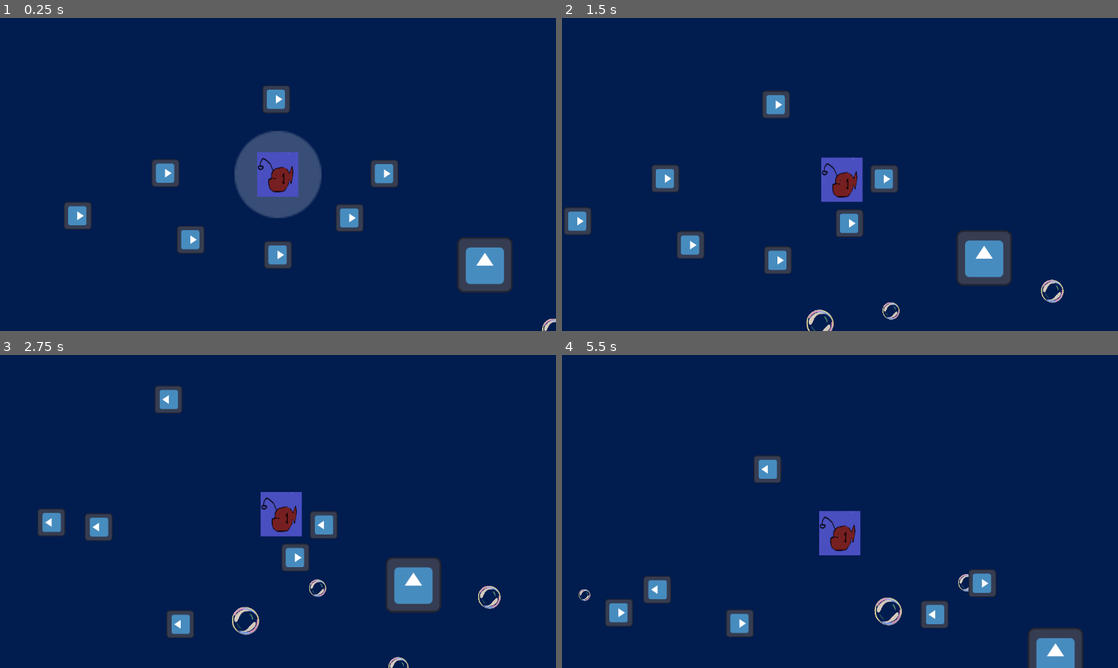
Above: before the commit, frames 1-4 (two rows, left to right).
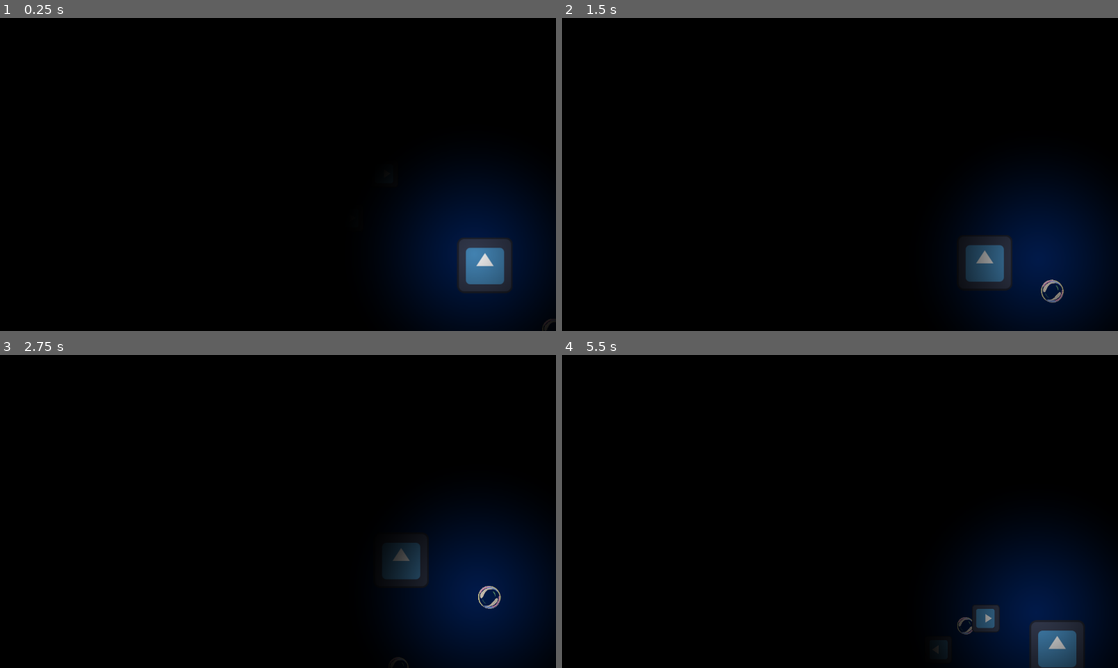
Above: after the commit, the same moments.

Repository: JeromeIsntDev/OceanX_HKthon_BioEvanescence
Game: Godot game, scene res://scenes/main.tscn
The game is run twice, just before and just after one commit, with the same random seed, the same clock (stepped at 60 frames per second) and the same inputs. The engine's default icon, where the game draws it, is replaced by a stand-in: a white triangle on a blue panel in a dark square.
Inputs:
- Up to frame 1 (0.25 s): no input
- Up to frame 2 (1.5 s): hold D (ui_right) 0.53-1.28 s; hold S (ui_down) from 1.28 s (still down)
- Up to frame 3 (2.75 s): release S (ui_down) at 2.03 s; hold D (ui_right) from 2.03 s (still down)
- Up to frame 4 (5.5 s): release D (ui_right) at 2.78 s; hold W (ui_up) 2.78-3.53 s; hold A (ui_left) 3.53-5.03 s; hold S (ui_down) from 5.03 s (still down)

The runs differ from the first frame. In frame 1, 98% of the frame differs, in the area x 0-100%, y 0-100%; in frame 2, 98%; in frame 3, 98%; in frame 4, 98%.

Commit message:
Reapply "Merge branch 'main' into huimin"
This reverts commit 8f71390c78a98cf862b280206477cc016864bdff.

Diff:
--- a/assets/shader/spotlight.gdshader
+++ b/assets/shader/spotlight.gdshader
@@ -1,9 +1,8 @@
 shader_type canvas_item;
 
 uniform sampler2D SCREEN_TEXTURE : hint_screen_texture, filter_linear_mipmap;
-uniform float aspect = 1.7777777;
-uniform vec2 mouse_pos = vec2(0.5);
-uniform float mouse_range = 0.2;
+uniform vec2 pos = vec2(0.5, 0.5);
+uniform float range = 0.1;
 
 void vertex() {
 	// Called for every vertex the material is visible on.
@@ -11,11 +10,11 @@
 
 void fragment() {
 	// Called for every pixel the material is visible on.
-	vec2 uv = UV - mouse_pos;
-	uv = vec2(uv.x, uv.y/ aspect);
+	vec2 uv = UV - pos;
+	uv = vec2(uv.x, uv.y);
 
-	float mask = mouse_range - length(uv);
-	mask = smoothstep(0, 0.12, mask);
+	float mask = range - length(uv);
+	mask = smoothstep(0, 0.12, mask );
 	COLOR.rgb = mix(vec3(0.0), texture(SCREEN_TEXTURE, SCREEN_UV).rgb, mask);
 }
 
--- a/project.godot
+++ b/project.godot
@@ -23,6 +23,7 @@
 [global_group]
 
 player=""
+spotlight=""
 
 [input]
 
--- a/scenes/World.tscn
+++ b/scenes/World.tscn
@@ -1,15 +1,31 @@
 [gd_scene format=3 uid="uid://bouwjmxp4sy77"]
+
+[ext_resource type="Shader" uid="uid://bv8gb1oor27fv" path="res://assets/shader/spotlight.gdshader" id="1_kqs1s"]
+[ext_resource type="Script" uid="uid://b8w6qa7kn8lxg" path="res://scripts/spotlight.gd" id="2_lyx27"]
+
+[sub_resource type="ShaderMaterial" id="ShaderMaterial_kqs1s"]
+shader = ExtResource("1_kqs1s")
+shader_parameter/pos = Vector2(0.5, 0.5)
+shader_parameter/range = 0.1
 
 [sub_resource type="RectangleShape2D" id="RectangleShape2D_io8um"]
 
 [node name="World" type="Node2D" unique_id=1347648242]
 
-[node name="ColorRect" type="ColorRect" parent="." unique_id=989531154]
+[node name="Background" type="ColorRect" parent="." unique_id=989531154]
 offset_right = 3200.0
 offset_bottom = 3200.0
 color = Color(0.003921569, 0.10980392, 0.30980393, 1)
 
+[node name="Spotlight" type="ColorRect" parent="." unique_id=1420170923 groups=["spotlight"]]
+z_index = 10
+material = SubResource("ShaderMaterial_kqs1s")
+offset_right = 3200.0
+offset_bottom = 3200.0
+script = ExtResource("2_lyx27")
+
 [node name="TopWall2" type="StaticBody2D" parent="." unique_id=645055385]
+position = Vector2(0, -160)
 
 [node name="CollisionShape2D" type="CollisionShape2D" parent="TopWall2" unique_id=2093020257]
 position = Vector2(1600, 0)
@@ -17,7 +33,7 @@
 shape = SubResource("RectangleShape2D_io8um")
 
 [node name="BottomWall2" type="StaticBody2D" parent="." unique_id=1938502096]
-position = Vector2(0, 3200)
+position = Vector2(0, 3360)
 
 [node name="CollisionShape2D" type="CollisionShape2D" parent="BottomWall2" unique_id=103176326]
 position = Vector2(1600, 0)
@@ -25,14 +41,14 @@
 shape = SubResource("RectangleShape2D_io8um")
 
 [node name="LeftWall3" type="StaticBody2D" parent="." unique_id=1997607073]
-position = Vector2(3200, 1600)
+position = Vector2(3360, 1600)
 
 [node name="CollisionShape2D" type="CollisionShape2D" parent="LeftWall3" unique_id=1527607864]
 scale = Vector2(16, 160)
 shape = SubResource("RectangleShape2D_io8um")
 
 [node name="LeftWall4" type="StaticBody2D" parent="." unique_id=542004456]
-position = Vector2(0, 1600)
+position = Vector2(-160, 1600)
 
 [node name="CollisionShape2D" type="CollisionShape2D" parent="LeftWall4" unique_id=406515717]
 scale = Vector2(16, 160)
--- a/scenes/main.tscn
+++ b/scenes/main.tscn
@@ -24,9 +24,15 @@
 position = Vector2(-1148, -1417)
 
 [node name="Player" parent="." unique_id=1663085969 groups=["player"] instance=ExtResource("1_o5qli")]
+ACCELERATION = 200.0
+FRICTION = 2.5
 
 [node name="Camera2D" type="Camera2D" parent="Player" unique_id=2024496615]
 process_callback = 0
+limit_left = -1600
+limit_top = -1600
+limit_right = 1600
+limit_bottom = 1600
 position_smoothing_enabled = true
 
 [node name="GPUParticles2D" type="GPUParticles2D" parent="Player/Camera2D" unique_id=587634291]
--- a/scenes/player.tscn
+++ b/scenes/player.tscn
@@ -12,6 +12,7 @@
 GlowMask = NodePath("GlowMask")
 
 [node name="GlowMask" type="Sprite2D" parent="." unique_id=1820465845]
+visible = false
 modulate = Color(1, 1, 1, 0.47058824)
 self_modulate = Color(1, 1, 1, 0.47058824)
 scale = Vector2(3.995, 3.995)
--- a/scripts/audio_manager.gd
+++ b/scripts/audio_manager.gd
@@ -15,3 +15,4 @@
 	stream_player.pitch_scale = sound.pitch
 	stream_player.max_distance = sound.distance
 	obj.add_child(stream_player)
+	stream_player.play()
--- a/scripts/enemy.gd
+++ b/scripts/enemy.gd
@@ -1,27 +1,74 @@
 extends CharacterBody2D
 
-@export var MAX_SPEED : float = 1.0
-@export var ACCELERATION : float = 400.0
+@export var MAX_SPEED : float = 150.0
+@export var ACCELERATION : float = 100.0
 @export var FRICTION : float = 8.5
 @export var player : CharacterBody2D
 
+## Radius of the anglerfish's light bubble — enemy chases only within this range.
+@export var LIGHT_RADIUS : float = 170.0
+
+## Wander tuning
+@export var WANDER_SPEED : float = 100.0
+@export var IDLE_DURATION : float = 2.0
+@export var SWIM_DURATION : float = 1.0
+
+enum State { IDLE, SWIM, CHASE }
+var state := State.IDLE
+var stateDuration : float = 0.0
+var swimDirection := Vector2.RIGHT
+var maxRadius : float = 200
+var minRadius : float = 10
+
 func _ready() -> void:
-	player = get_tree().get_first_node_in_group("player");
+	player = get_tree().get_first_node_in_group("player")
 
 func _physics_process(delta: float) -> void:
-	var direction : Vector2;
-	if player :
-		direction = (player.global_position - position).normalized();
-	else:
-		print("player missing");
-	movement(delta, direction);
-	move_and_slide();
-#!_physic_process
+	stateDuration += delta
+	LIGHT_RADIUS = minRadius + player.LUMINESCENCE * 10 * maxRadius
 
+	var in_light := false
+	if player:
+		in_light = global_position.distance_to(player.global_position) <= LIGHT_RADIUS
 
-func movement(delta: float, input : Vector2) -> void:
-	var velocity_weight_x : float = 1.0 - exp( -(ACCELERATION if input.x else FRICTION) * delta)
-	velocity.x = lerp(velocity.x, input.x * MAX_SPEED, velocity_weight_x);
+	# Switch into or out of CHASE
+	if in_light and state != State.CHASE:
+		change_state(State.CHASE)
+	elif not in_light and state == State.CHASE:
+		change_state(State.IDLE)
 
-	var velocity_weight_y : float = 1.0 - exp( -(ACCELERATION if input.y else FRICTION) * delta)
-	velocity.y = lerp(velocity.y, input.y * MAX_SPEED, velocity_weight_y);
+	match state:
+		State.IDLE:
+			# Gentle bobbing, same as prey
+			var idle_input := Vector2(0.0, sin(stateDuration * 2.0) * 0.1)
+			movement(delta, idle_input)
+
+			if stateDuration >= IDLE_DURATION:
+				swimDirection = Vector2(randf_range(-1.0, 1.0), randf_range(-1.0, 1.0)).normalized()
+				change_state(State.SWIM)
+
+		State.SWIM:
+			movement(delta, swimDirection)
+
+			if stateDuration >= SWIM_DURATION:
+				change_state(State.IDLE)
+
+		State.CHASE:
+			var direction := (player.global_position - global_position).normalized()
+			movement(delta, direction)
+
+	move_and_slide()
+
+func change_state(new_state: State) -> void:
+	state = new_state
+	stateDuration = 0.0
+
+func movement(delta: float, input: Vector2) -> void:
+	# Use WANDER_SPEED for idle/swim, MAX_SPEED for chase
+	var target_speed := MAX_SPEED if state == State.CHASE else WANDER_SPEED
+
+	var velocity_weight_x := 1.0 - exp(-(ACCELERATION if input.x else FRICTION) * delta)
+	velocity.x = lerp(velocity.x, input.x * target_speed, velocity_weight_x)
+
+	var velocity_weight_y := 1.0 - exp(-(ACCELERATION if input.y else FRICTION) * delta)
+	velocity.y = lerp(velocity.y, input.y * target_speed, velocity_weight_y)
--- a/scripts/player.gd
+++ b/scripts/player.gd
@@ -4,12 +4,16 @@
 @export var ACCELERATION : float = 400.0
 @export var FRICTION : float = 8.5
 @export var GlowMask : Sprite2D
+@export var SPOTLIGHT : ColorRect
+@export var LUMINESCENCE : float = 0.1;
+
 
 var original_mask : Color
 var glow_changing : bool = false
 
 func _ready() -> void:
 	original_mask = GlowMask.modulate
+	SPOTLIGHT = get_tree().get_first_node_in_group("spotlight");
 
 
 func _physics_process(delta: float) -> void:
@@ -24,6 +28,9 @@
 		if not glow_changing: change_glow(delta, original_mask, 5)
 
 	move_and_slide()
+	var uv : = Vector2(position.x/3200 + 0.5, position.y/3200 + 0.5)
+	SPOTLIGHT.updateShader(uv)
+	SPOTLIGHT.updateRange(LUMINESCENCE)
 #!_physic_process
 
 func change_flow_delay() -> void:
--- /dev/null
+++ b/scripts/spotlight.gd
@@ -0,0 +1,16 @@
+extends ColorRect
+
+func updateShader(pos: Vector2) -> void:
+	material.set_shader_parameter('pos', pos)
+
+func updateRange(value : float) -> void:
+	material.set_shader_parameter('range', value)
+
+# Called when the node enters the scene tree for the first time.
+func _ready() -> void:
+	pass # Replace with function body.
+
+
+# Called every frame. 'delta' is the elapsed time since the previous frame.
+func _process(delta: float) -> void:
+	pass
--- a/scripts/test_audio_2d.gd
+++ b/scripts/test_audio_2d.gd
@@ -4,9 +4,4 @@
 
 # Called when the node enters the scene tree for the first time.
 func _ready() -> void:
-	pass
-
-
-# Called every frame. 'delta' is the elapsed time since the previous frame.
-func _process(delta: float) -> void:
-	pass
+	AudioManager.play_sound(0, self);
--- /dev/null
+++ b/users/jerome_scene.tscn
@@ -0,0 +1,22 @@
+[gd_scene format=3 uid="uid://dw3t4y6um8r65"]
+
+[ext_resource type="Script" uid="uid://cjj14vhmp3yfx" path="res://scripts/audio_manager.gd" id="1_8fuv2"]
+[ext_resource type="Script" uid="uid://dx4cewnrgv4ct" path="res://scripts/sound_effect.gd" id="2_s7woy"]
+[ext_resource type="AudioStream" uid="uid://bnwl8y4hfj1w0" path="res://assets/sounds/dragon-studio-pop-402324.mp3" id="3_p42sj"]
+[ext_resource type="Script" uid="uid://ctgj4k4xsf26e" path="res://scripts/test_audio_2d.gd" id="4_vhe75"]
+
+[sub_resource type="Resource" id="Resource_ecphq"]
+script = ExtResource("2_s7woy")
+stream = ExtResource("3_p42sj")
+metadata/_custom_type_script = "uid://dx4cewnrgv4ct"
+
+[node name="JeromeScene" type="Node2D" unique_id=1870025830]
+
+[node name="audio_manager" type="Node2D" parent="." unique_id=770061749]
+script = ExtResource("1_8fuv2")
+Sounds = Array[ExtResource("2_s7woy")]([SubResource("Resource_ecphq")])
+metadata/_custom_type_script = "uid://cjj14vhmp3yfx"
+
+[node name="Node2D" type="Node2D" parent="." unique_id=1839971357 node_paths=PackedStringArray("AudioManager")]
+script = ExtResource("4_vhe75")
+AudioManager = NodePath("../audio_manager")
Binary file added: assets/goblin_shark.PNG
Binary file added: assets/goblin_shark.jpg
Binary file added: assets/prey_lanternfish.PNG
Binary file added: assets/prey_shrimp.PNG
Not shown, added: scripts/spotlight.gd.uid
Not shown, changed: .gitignore
